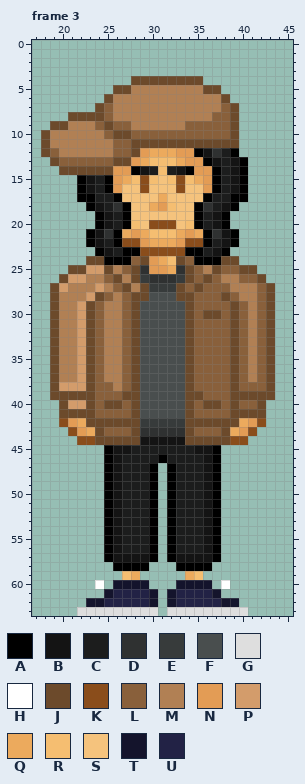
Pixel-art file: Aseprite/Characters/GirlW.aseprite. Above is the file before it was changed.
64x64 pixels, 4 frames. Colours within 5 levels of each other are drawn and written as one. Shown: frame 3: x 17..45, y 0..63. The commit also changed other frames, which this record leaves out.
Visible layers, top first: "Hat", "Hair", "Head", "Jacket", "Shirt", "Pants", "Shoes", "Right Arm", "Left Arm".
Palette (. is transparent): A #000000  B #141414  C #1c1d1d  D #2f3131  E #373b3b  F #494e4e  G #dedede  H #ffffff  J #6c4a2b  K #8a4d1b  L #89603b  M #b18054  N #e39c55  P #d39c6b  Q #ecaa5d  R #f5be71  S #f5c37d  T #14142c  U #222245
Pixels before, frame 3, first column x 18:
 4 ..........JJJJJJJJ........
 5 ........JJMMMMMMMMJJ......
 6 .......JMMMMMMMMMMMMJ.....
 7 ......JLMMMMMMMMMMMMLJ....
 8 ...JJJJLMMMMMMMMMMMLLJ....
 9 .JJMMMLJLLMMMMMMLLLLLJ....
10 JMMMMMMLJJLLLLLLLLLLLJ....
11 JMMMMMMMLLJJJJJJJJJJJJ....
12 JLMMMMMMLLJNQQQNNABDCA....
13 .JLLLLLLJJNQRRRQNNABCBA...
14 ..JJJJJJNNABCRCBANNACBA...
15 ....ABCANQRKRSRKRQNACBA...
16 ....ABCANSSKSSSKSSNACBA...
17 ....AACCASSSSQSSSSACCAA...
18 .....ABCDASSQNRSSADCBA....
19 ......ABCASSSSSSSACBA.....
20 ......ABCARSKKKSRACBA.....
21 .....ABDAQNQRRRQNQADBA....
22 .....ABCAKKNQQQNKKACBA....
23 ......ABCAAKKKKKAACBA.....
24 .....JJAAALJNQRJLAAAJJ....
25 ...JJPPJMLJDNNQDJLMJLLJJ..
26 ..JPPMMLJMJEDDDEJLJLMMLLJ.
27 .JPMMMPMLJMJEEEJLJLLLMMMLJ
28 .JMMMPJLMLJJFFFJJLLLJLMMLJ
29 .JMMPJLMMLJFFFFFJLLLLJLMLJ
30 .JMMPJLMMLJFFFFFJLJJLJLMLJ
31 .JMMPJLMMLJFFFFFJLLLLJLMLJ
32 .JMMPJLMMLJFFFFFJLLLLJLMLJ
33 .JMMPJLMMLJFFFFFJLLLLJLMLJ
34 .JMMPJLMMLJFFFFFJLLLLJLMLJ
35 .JMMPJLMMLJFFFFFJLLLLJLMLJ
36 .JMMPJLMMLJFFFFFJLLLLJLMLJ
37 .JMMPJLMMLJFFFFFJLLLLJLMLJ
38 .JPPPJLLMLJFFFFFJLLLLJLLLJ
39 .JJJJJLLLJJFFFFFJJLLLJJJJJ
40 ..JPPJLJJLJFFFFFJLJJLJLLJ.
41 ..JJJJLLLLJFFFFFJLLLLJJJJ.
42 ..KNQJJJJJJEEEEEJJJJJJQNK.
43 ...KNQJLLLJDDDDDJLLLJQNK..
44 ....KKJJJJJBBBBBJJJJJKK...
45 .......ABBCCCCCCCBBA......
46 .......ABCCCCACCCCBA......
47 .......ABCCCA.ACCCBA......
48 .......ABCCCA.ACCCBA......
49 .......ABCCCA.ACCCBA......
50 .......ABCCCA.ACCCBA......
51 .......ABCCCA.ACCCBA......
52 .......ABCCCA.ACCCBA......
53 .......ABCCCA.ACCCBA......
54 .......ABCCCA.ACCCBA......
55 .......ABCCCA.ACCCBA......
56 .......ABCCCA.ACCCBA......
57 .......ABBBBA.ABBBBA......
58 ........AAAA...AAAA.......
59 .........RQ.....QR........
60 ......H.TTTT...TTTT.H.....
61 .......TUUUUT.TUUUUT......
62 .....TTUUUUUT.TUUUUUTT....
63 ....GGGGGGGGG.GGGGGGGGG...
After:
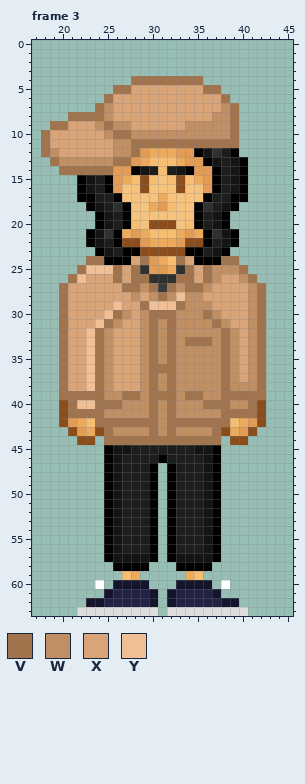
Colours new in this view: V #a2744d  W #c18f64  X #d8a478  Y #f0bf95
The edit:
Changed rows in their new state; - is an unchanged pixel.
Frame 3, layers "Hat", "Jacket":
first column x 18:
 4 ----------VVVVVVVV----
 5 --------VVXXXXXXXXVV--
 6 -------VXXXXXXXXXXXXV-
 7 ------VWXXXXXXXXXXXXWV
 8 ---VVVVWXXXXXXXXXXXWWV
 9 -VVXXXWVWWXXXXXXWWWWWV
10 VXXXXXXWVVWWWWWWWWWWWV
11 VXXXXXXXWWVVVVVVVVVVVV
12 VWXXXXXXWWV-----------
13 -VWWWWWWVV------------
14 --VVVVVV--------------
first column x 19:
24 ----VV---XV---VX---VV----
25 --.VYYYVXV-----VXVWWWV.--
26 -.VYXXXVXVV---VVXVWXXWV.-
27 .VXXXXXXVVWV-VWVVWXXXXWV.
28 .VXXXXXXXWXWVWYWWXXXXXWV.
29 .VXXXXXYXXVYYYVWWWXXXXWV.
30 .VXXXXYVWXWVVVWWWVWXXXWV.
31 .VXXXYVWXXWVWVWWWWVWXXWV.
32 .VXXYVWXXXWVWVWWWWWVWXWV.
33 .VXXYVWXXXWVWVWVVVWVWXWV.
34 .VXXYVWXXXWVWVWWWWWVWXWV.
35 .VXXYVWXXXWVWVWWWWWVWXWV.
36 .VXXYVWXXXWVVVWWWWWVWXWV.
37 .VXXYVWXXXWVWVWWWWWVWXWV.
38 .VXXYVWXXXWVWVWWWWWVWWWV.
39 .VVVVVWWVVWVVVWVVWWVVVVV.
40 -KVYYVVVWWWVWVWWWVVVWWVK-
41 -KVVVVWWWWWVWVWWWWWVVVVK-
42 ----RVVVVVVVWVVVVVVVR----
43 -----KVWWWWVWVWWWWVK-----
44 -----.VVVVVVVVVVVVV.-----
Boxes around the changes in both pictures, in picture pixels (x1, y1, x2, y2):
changed: (41, 76, 239, 175)
changed: (50, 256, 275, 445)
